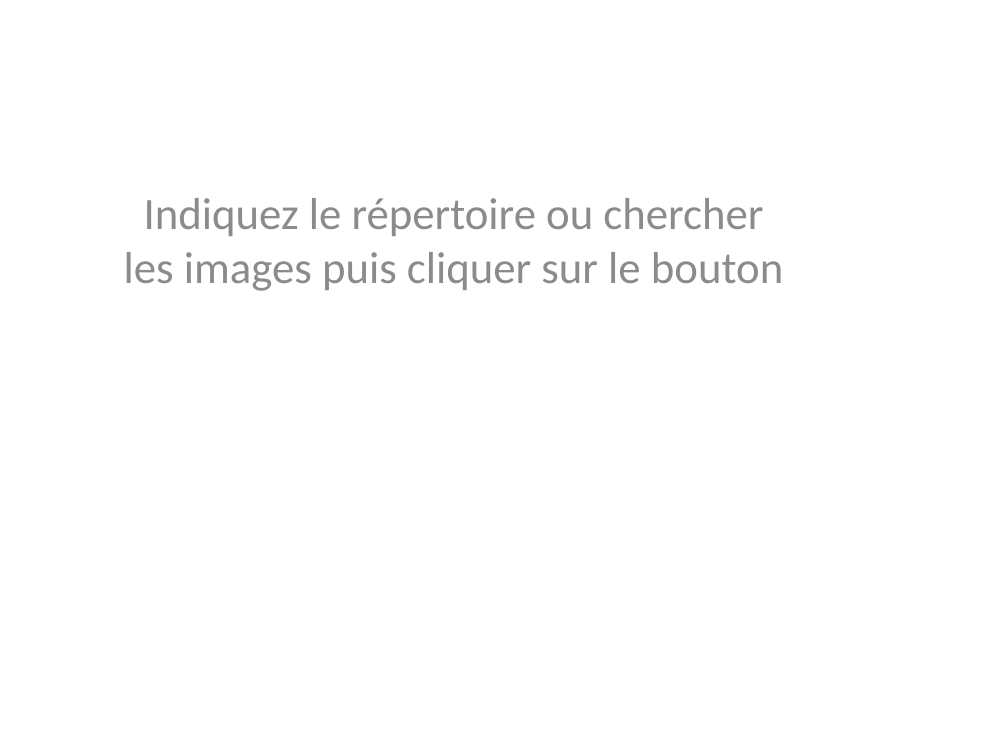
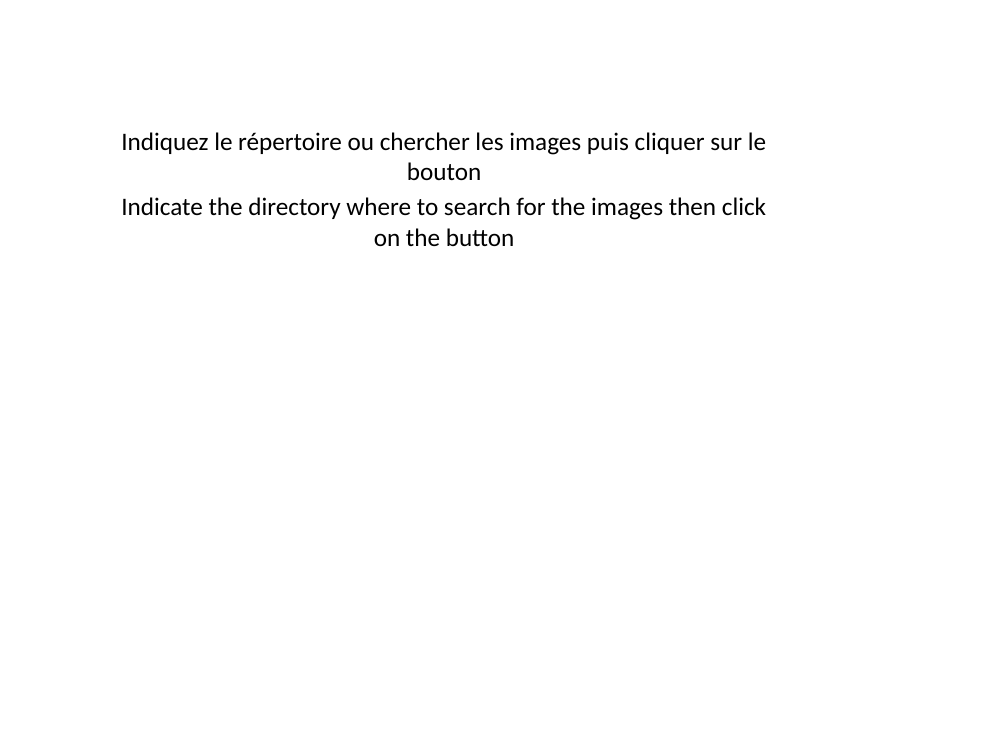
Before and after one commit to BUDOC/PowerpointAutomaticInsertFromDir, a slide deck: slide 1 of automaticPowerpoint.pptm. Drawn at 1008x756 pixels with LibreOffice and Linux fonts; fonts in the diff are those of the drawing. Boxes give left, top, right and bottom in pixels: in the first picture for what was removed or moved away, otherwise in the second. Text is boxed around its words. In the diff, an @@ line names an element or a change of style, - is before the commit and + after.

```diff
--- a/automaticPowerpoint.pptm
+++ b/automaticPowerpoint.pptm
@@ subtitle "Indiquez le répertoire ou chercher ...": place and size @@
-subtitle "Indiquez le répertoire ou chercher ..." at <box>124,198,783,291</box>
+subtitle "Indiquez le répertoire ou chercher ..." at <box>121,132,766,247</box>
@@ subtitle at <box>121,132,766,180</box>: size 32 to 18 pt, text colour #8C8C8C to #000000 in "Indiquez le répertoire ou chercher les images ..."; less space between paragraphs @@
@@ subtitle at <box>121,197,766,247</box>: paragraph added @@
+Indicate the directory where to search for the images then click on the button
```
